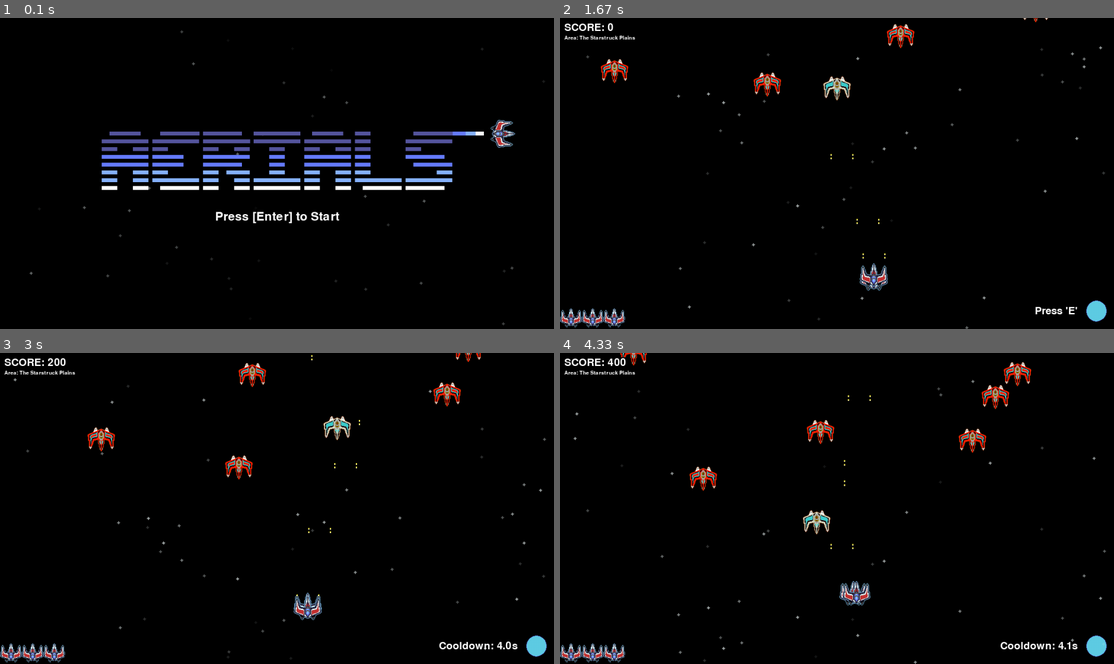
Above: before the commit, frames 1-4 (two rows, left to right).
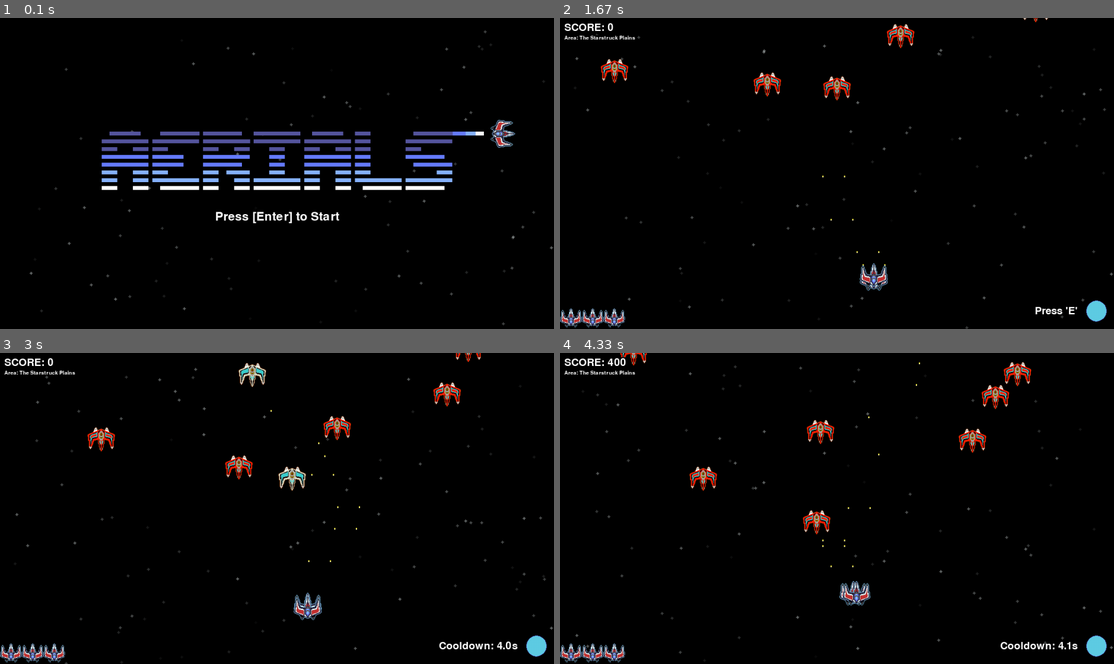
Above: after the commit, the same moments.

Repository: woelffer/gamedemo
Game: pygame game, started from pygamedemo.py
Two runs of this game, one before a commit and one after it. Both use one fixed random seed, a clock stepped at 60 frames per second and the inputs below.
Inputs:
- Up to frame 1 (0.1 s): no input
- Up to frame 2 (1.67 s): tap Enter at 0.33 s; tap Space at 0.67, 1.07, 1.37, 1.57 s; hold D 1-1.47 s; hold W from 1.5 s (still down)
- Up to frame 3 (3 s): release W at 1.8 s; hold D 1.83-2.3 s; tap Space at 1.9, 2.2, 2.4, 2.7, 2.97 s; tap E at 1.98 s; hold A 2.33-2.87 s; hold S from 2.9 s (still down)
- Up to frame 4 (4.33 s): release S at 3.2 s; hold A 3.23-3.63 s; tap Space at 3.3, 3.6, 3.73, 4.13 s; tap E at 3.38 s; hold W 3.67-4.03 s; hold D from 4.07 s (still down)

The runs differ from the first frame. In frame 1, 0.1% of the frame differs, in the area x 7-100%, y 3-95%; in frame 2, 0.5%; in frame 3, 0.9%, in the area x 2-100%, y 0-100%; in frame 4, 0.5%.

Commit message:
Removed duplicate for loops for bullets

Diff:
--- a/pygamedemo.py
+++ b/pygamedemo.py
@@ -57,7 +57,7 @@
 
 # Initialize stars
 star_img = pygame.image.load("assets/Star.png")  # Load the star image
-num_stars = 50
+num_stars = 100
 stars = [Star.Star(star_img, screen_width, screen_height) for _ in range(num_stars)]
 
 #Variables for spawning enemies
@@ -181,14 +181,6 @@
          spawn_enemy()
          time_since_last_spawn = 0
 
-    #Draw stars
-    for star in stars:
-       star.draw(screen)
-
-    # Move bullets
-    for bullet in bullets:
-        bullet.move(dt)
-
     # List to keep track of enemies to be removed
     enemies_to_remove = set()
     bullets_to_remove = set()
@@ -253,9 +245,6 @@
 
     lives_model.draw(screen)
 
-    for bullet in bullets:
-        screen.blit(bullet.bullet_img, (bullet.pos_x, bullet.pos_y))
-
     #draw the score and level name from HUD class
     screen.blit(HUD_model.draw_score(screen), HUD_model.score_rect_pos)
     screen.blit(HUD_model.draw_levelName(screen, 'The Starstruck Plains'), HUD_model.levelName_rect)
